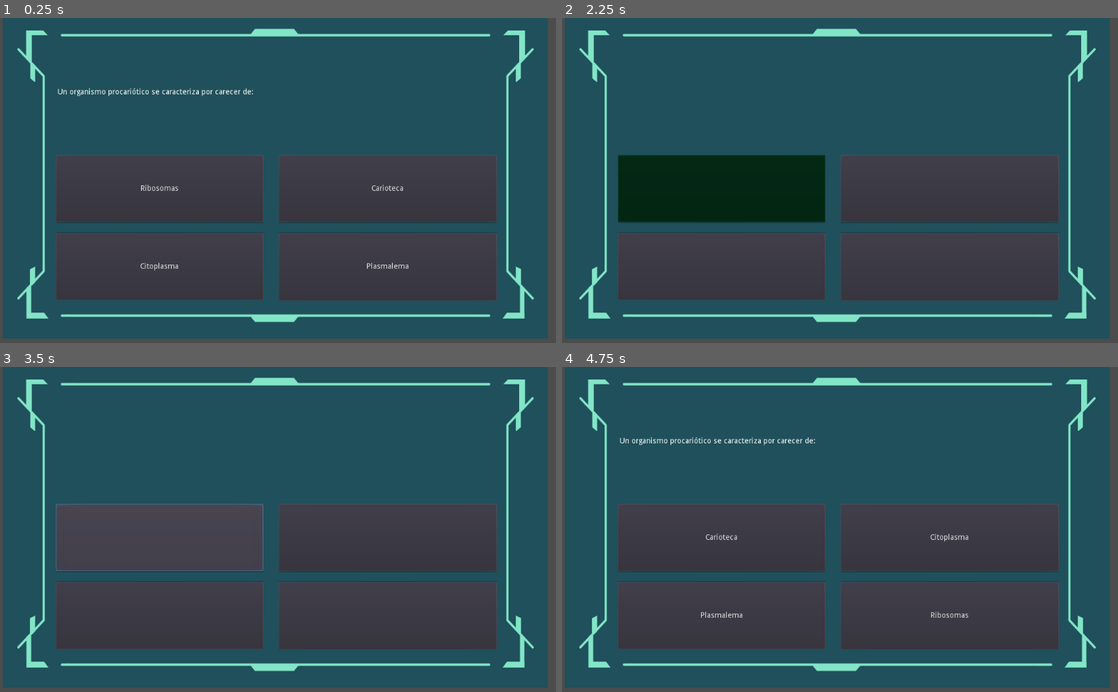
Above: before the commit, frames 1-4 (two rows, left to right).
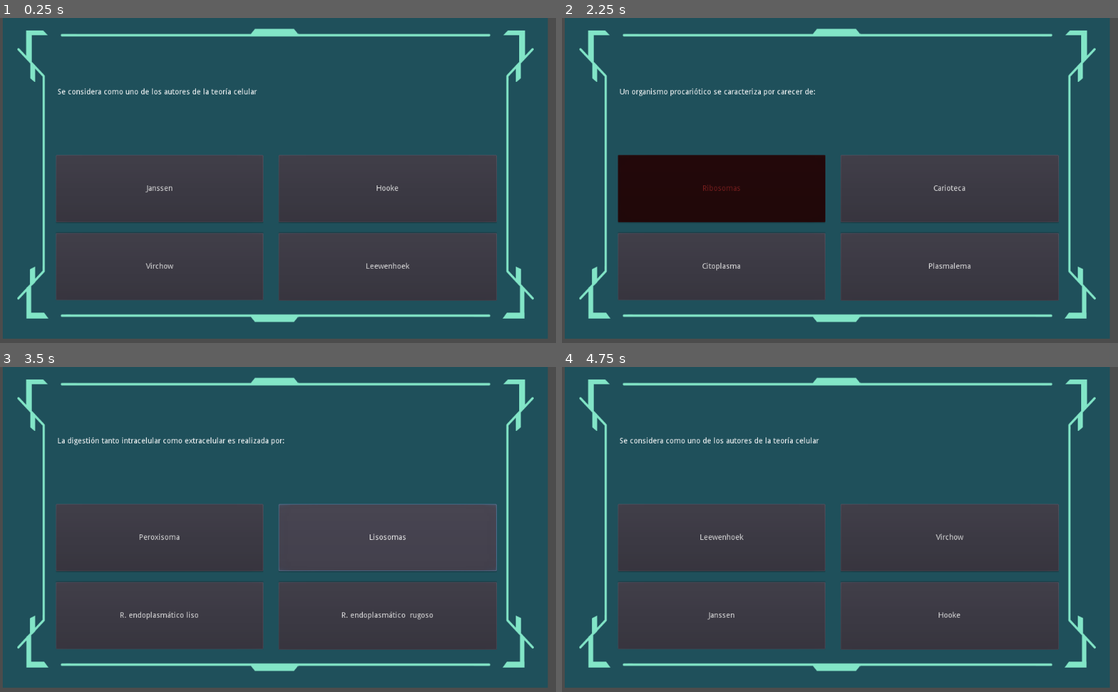
Above: after the commit, the same moments.

Repository: Space-Travelers/Game
Game: Godot game, scene res://src/scenes/immune_system/minigames/quiz-game/level_game.tscn
Same seed, same stepped clock (60 frames per second), same inputs: the game is played once before the commit and once after it.
Inputs (mouse positions are in pixels of both pictures, inside the frame that each line leads up to):
- Up to frame 1 (0.25 s): no input
- Up to frame 2 (2.25 s): click "Ribosomas" (after the commit: "Janssen") at 0.5 s; click "Citoplasma" (after the commit: "Virchow") at 1.25 s; click (723, 190) at 2 s
- Up to frame 3 (3.5 s): click "Los centrosomas" at 2.75 s
- Up to frame 4 (4.75 s): click (723, 539) at 3.5 s; click (723, 617) at 4.25 s

The runs differ from the first frame. In frame 1, 0.6% of the frame differs, in the area x 10-74%, y 21-78%; in frame 2, 8.2%; in frame 3, 1.2%; in frame 4, 0.6%.

Commit message:
add question quiz game

Diff:
--- a/src/scenes/immune_system/minigames/quiz-game/level_game.tscn
+++ b/src/scenes/immune_system/minigames/quiz-game/level_game.tscn
@@ -132,9 +132,6 @@
 [node name="audio_incorrect" type="AudioStreamPlayer" parent="."]
 stream = ExtResource( 3 )
 
-[node name="timer" type="Timer" parent="."]
-autostart = true
-
 [node name="ParallaxBackground" type="ParallaxBackground" parent="."]
 
 [node name="TextureRect" type="TextureRect" parent="ParallaxBackground"]
@@ -146,4 +143,3 @@
 expand = true
 
 [connection signal="pressed" from="game_over/button_restart" to="." method="_on_button_restart_pressed"]
-[connection signal="timeout" from="timer" to="." method="_on_timer_timeout"]
--- a/src/scenes/immune_system/minigames/quiz-game/scripts/level/level_game.gd
+++ b/src/scenes/immune_system/minigames/quiz-game/scripts/level/level_game.gd
@@ -6,40 +6,65 @@
 export(Resource) var bd_quiz
 export(Color) var color_right
 export(Color) var color_wrong
-
 var buttons := []
 var index := 0
 var quiz_shuffle := []
 var correct := 0
 var timer := 10
+var data := []
+var information := [
+{
+	"question": "Se considera como uno de los autores de la teoría celular",
+	"options": ["Janssen" ,"Hooke","Leewenhoek","Virchow"],
+	"correct": "Hooke"
+ },{
+	"question": "Un organismo procariótico se caracteriza por carecer de:",
+	"options": ["Plasmalema" ,"Citoplasma","Carioteca","Ribosomas"],
+	"correct": "Carioteca"
+ },{
+	"question": "La circulación intracelular se realiza a través de:",
+	"options": ["El retículo endoplasmático" ,"Los ribosomas","Los centrosomas","Los dictiosomas"],
+	"correct": "El retículo endoplasmático"
+ },
+{
+	"question": "La digestión tanto intracelular como extracelular es realizada por:",
+	"options": ["R. endoplasmático  rugoso" ,"R. endoplasmático liso","Peroxisoma","Lisosomas"],
+	"correct": "Lisosomas"
+ }
+]
+
+
+
+
+
 
 onready var question_texts := $question_info/txt_question
+
+func load_save():
+	return information
 
 func _ready() -> void:
 	for _button in $question_holder.get_children():
 		buttons.append(_button)
 	for _button in $question_holder2.get_children():
 		buttons.append(_button)
-
-	quiz_shuffle = randomize_array(bd_quiz.bd)
+	quiz_shuffle = load_save()
+	data = load_save()
 	load_quiz()
 
-
 func load_quiz() -> void:
-	if index >= bd_quiz.bd.size():
+	if index >= data.size():
 		game_over()
 		return
-
-	question_texts.text = str(quiz_shuffle[index].question_info)
-
-	var options = randomize_array(bd_quiz.bd[index].options)
+	question_texts.text = str(quiz_shuffle[index].question)
+	var options = randomize_array(data[index].options)
 	for i in buttons.size():
 		buttons[i].text = str(options[i])
 		buttons[i].connect("pressed", self, "buttons_answer", [buttons[i]])
 
 
 func buttons_answer(button) -> void:
-	if bd_quiz.bd[index].correct == button.text:
+	if data[index].correct == button.text:
 		button.modulate = color_right
 		correct += 1
 		$audio_correct.play()
@@ -51,9 +76,6 @@
 
 
 func _next_question() -> void:
-
-	timer = 10
-
 	yield(get_tree().create_timer(1), "timeout")
 	for bt in buttons:
 		bt.modulate = Color.white
@@ -72,7 +94,7 @@
 
 func game_over() -> void:
 	$game_over.show()
-	$game_over/txt_result.text = str(correct, "/", bd_quiz.bd.size())
+	$game_over/txt_result.text = str(correct, "/", data.size())
 
 func _on_button_restart_pressed():
 	get_tree().reload_current_scene()
